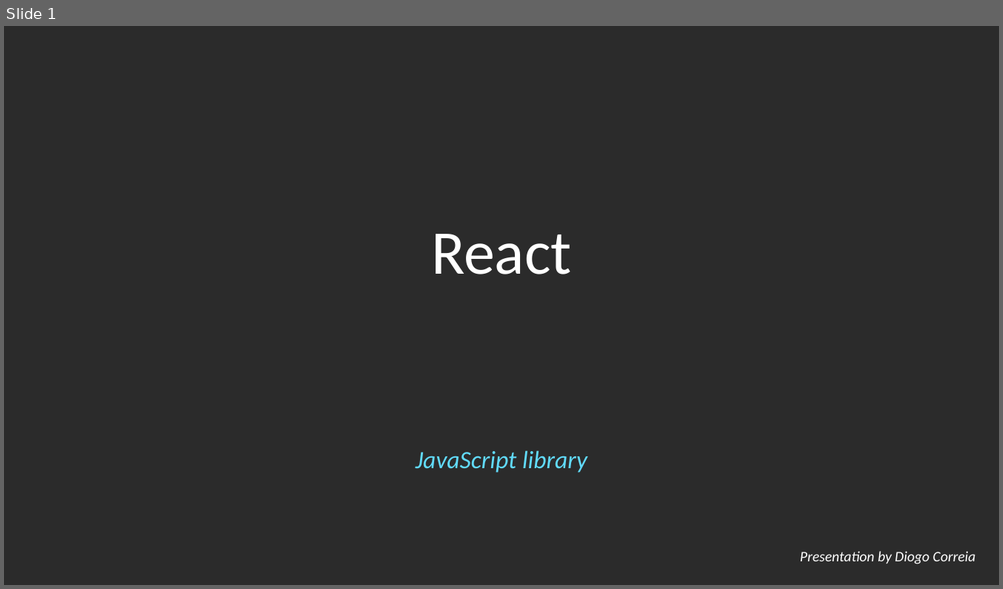
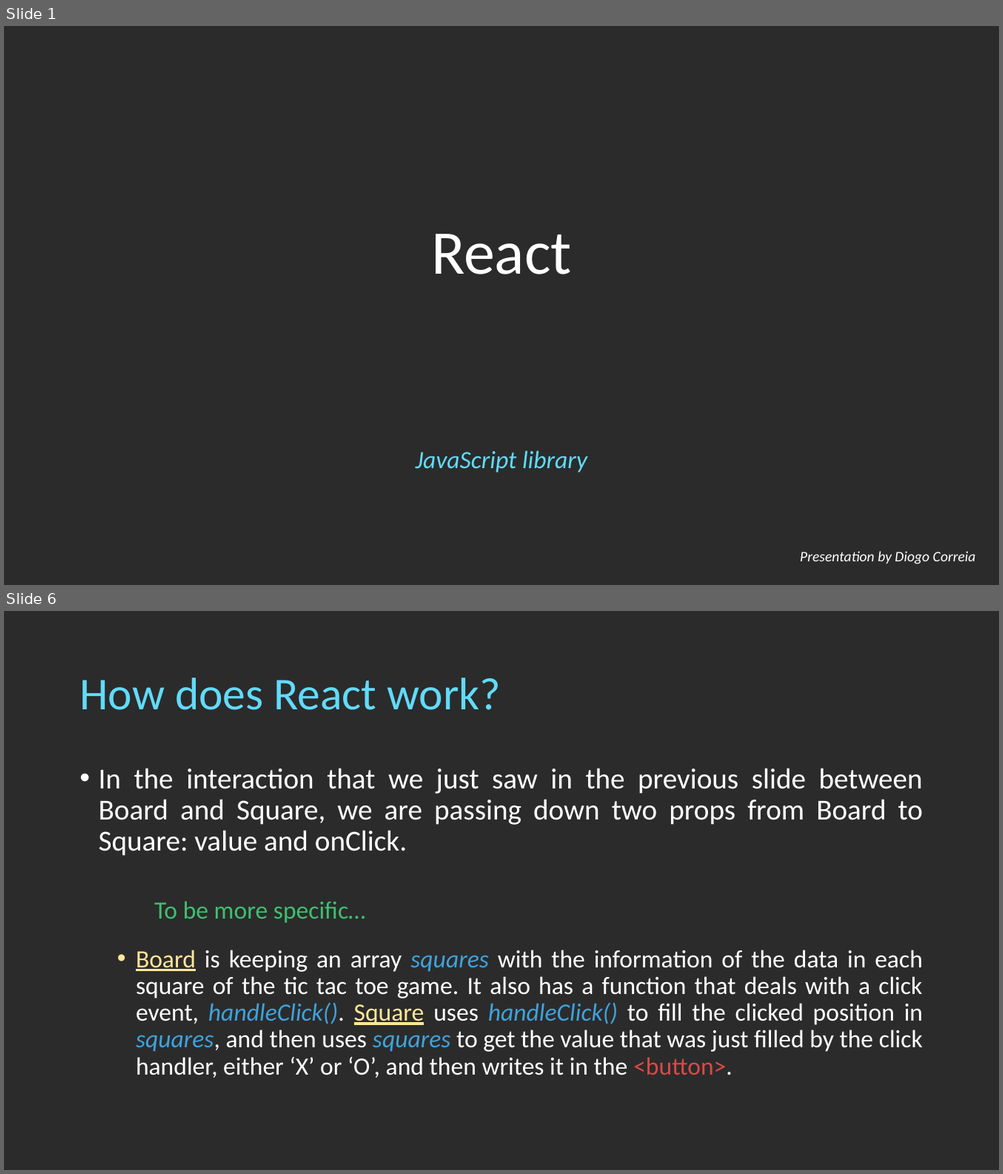
Before and after one commit to digas99/pirple-kuwtjs, a slide deck: project-2/Pirple - Project 2.pptx. Shown one above the other, each under a label of ours: slide 1 before the commit, slides 1 and 6 after it; the slides between them are not shown. The pictures are 1003x589 and 1003x1174 pixels, drawn with LibreOffice and Linux fonts; fonts in the diff are those of the drawing; background and template pictures are left out; a plain dark background stands for a picture behind light text. Boxes give left, top, right and bottom in pixels: in the first picture for what was removed or moved away, otherwise in the second. Text is boxed around its words. In the diff, an @@ line names an element or a change of style, - is before the commit and + after.

```diff
--- a/project-2/Pirple - Project 2.pptx
+++ b/project-2/Pirple - Project 2.pptx
@@ slide 6 added at (4, 611, 999, 1170), background picture (left out) @@
@@ title added at (79, 678, 501, 710), 44 pt, text #61DBFB @@
+How does React work?
@@ text added at (99, 768, 922, 1078), 24 pt, text #FFFFFF @@
+• In the interaction that we just saw in the previous slide between Board and Square, we are passing down two props from Board to Square: value and onClick.
+  • Board is keeping an array squares with the information of the data in each square of the tic tac toe game. It also has a function that deals with a click event, handleClick(). Square uses handleClick() to fill the clicked position in squares, and then uses squares to get the value that was just filled by the click handler, either ‘X’ or ‘O’, and then writes it in the <button>.
@@ text added at (154, 901, 366, 923), 24 pt, text #3FBF70 @@
+To be more specific…
```
Also in this commit, not shown: 5 slides changed, 3 other slides added, 1 slide removed.
